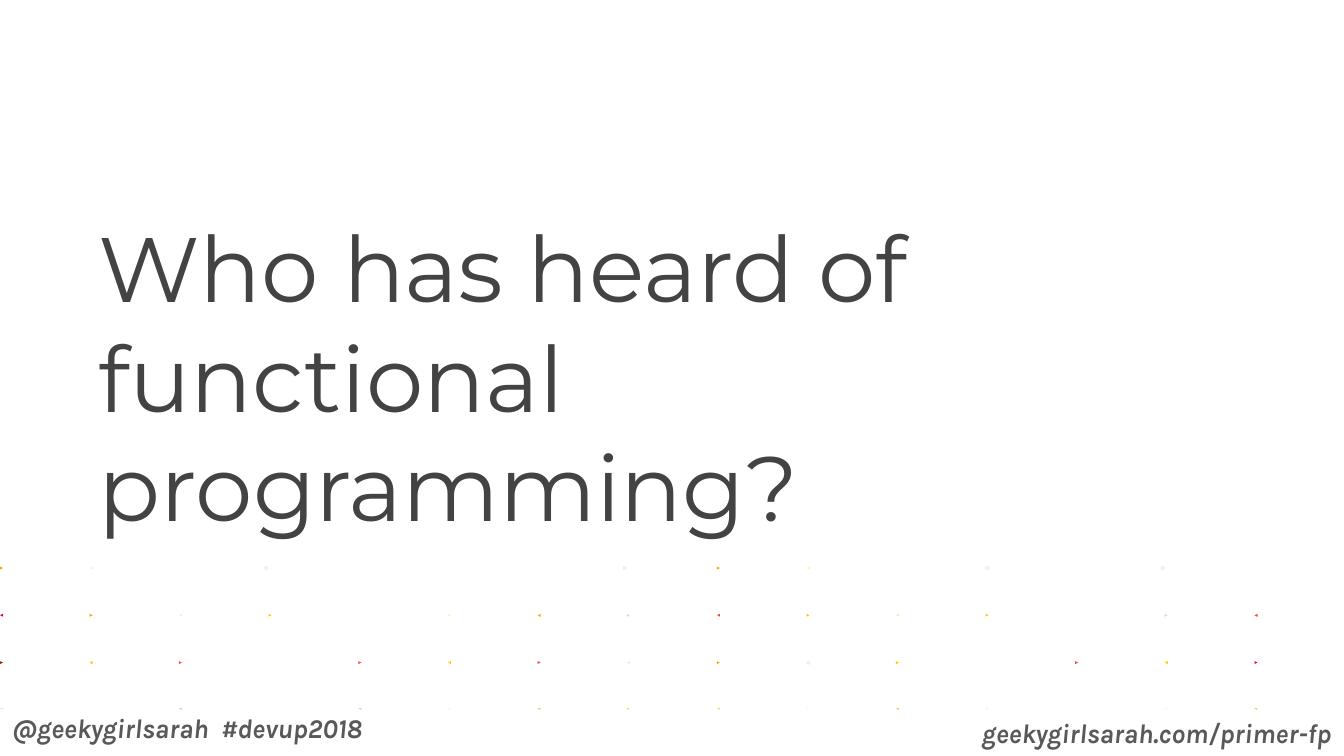
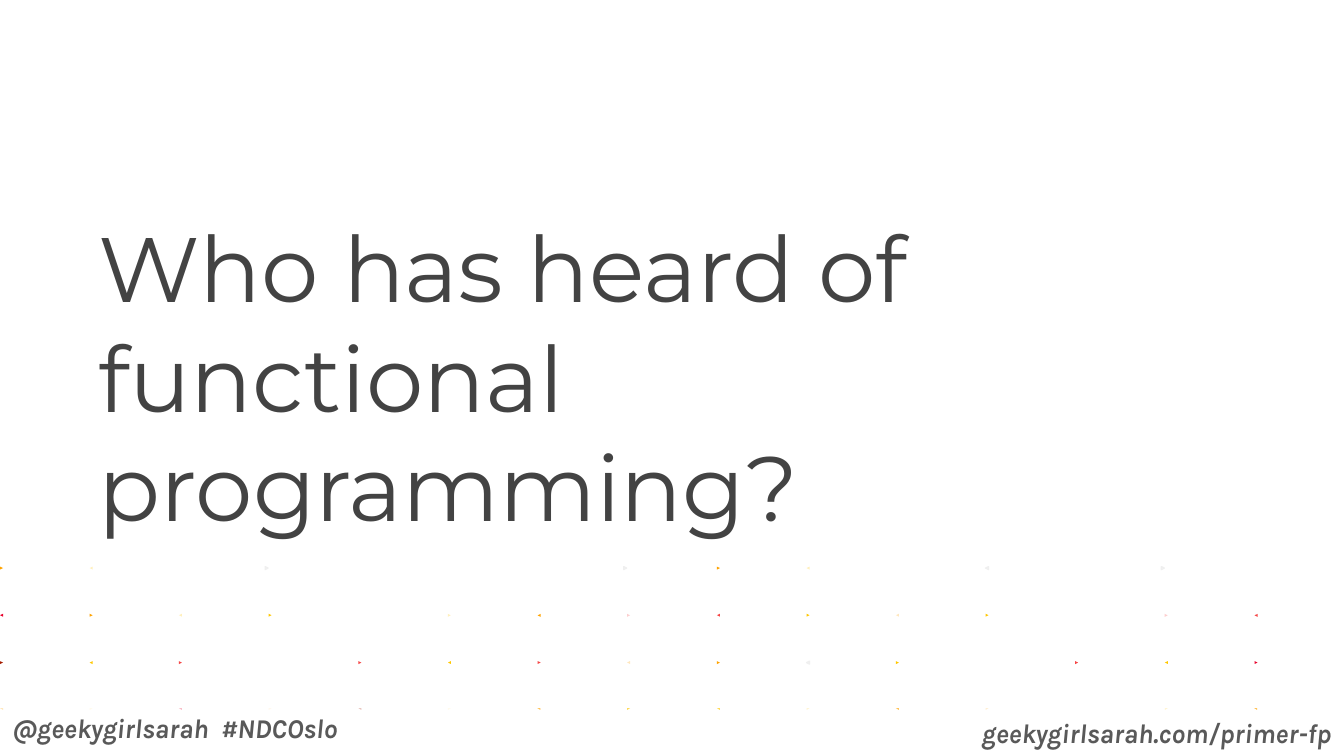
Before and after one commit to geekygirlsarah/talk-a_primer_on_functional_programming, a slide deck: slide 2 of A Primer on Functional Programming (LibreOffice).odp (slide 1 before the commit). Drawn at 1344x756 pixels with LibreOffice and Linux fonts; fonts in the diff are those of the drawing. Boxes give left, top, right and bottom in pixels: in the first picture for what was removed or moved away, otherwise in the second. Text is boxed around its words. In the diff, an @@ line names an element or a change of style, - is before the commit and + after.

```diff
--- a/A Primer on Functional Programming (LibreOffice).odp
+++ b/A Primer on Functional Programming (LibreOffice).odp
@@ text at (12,719,338,745): text changed @@
-@geekygirlsarah #devup2018
+@geekygirlsarah #NDCOslo
```
Also in this commit, not shown: 60 other slides changed, 5 slides added, 1 other file.
